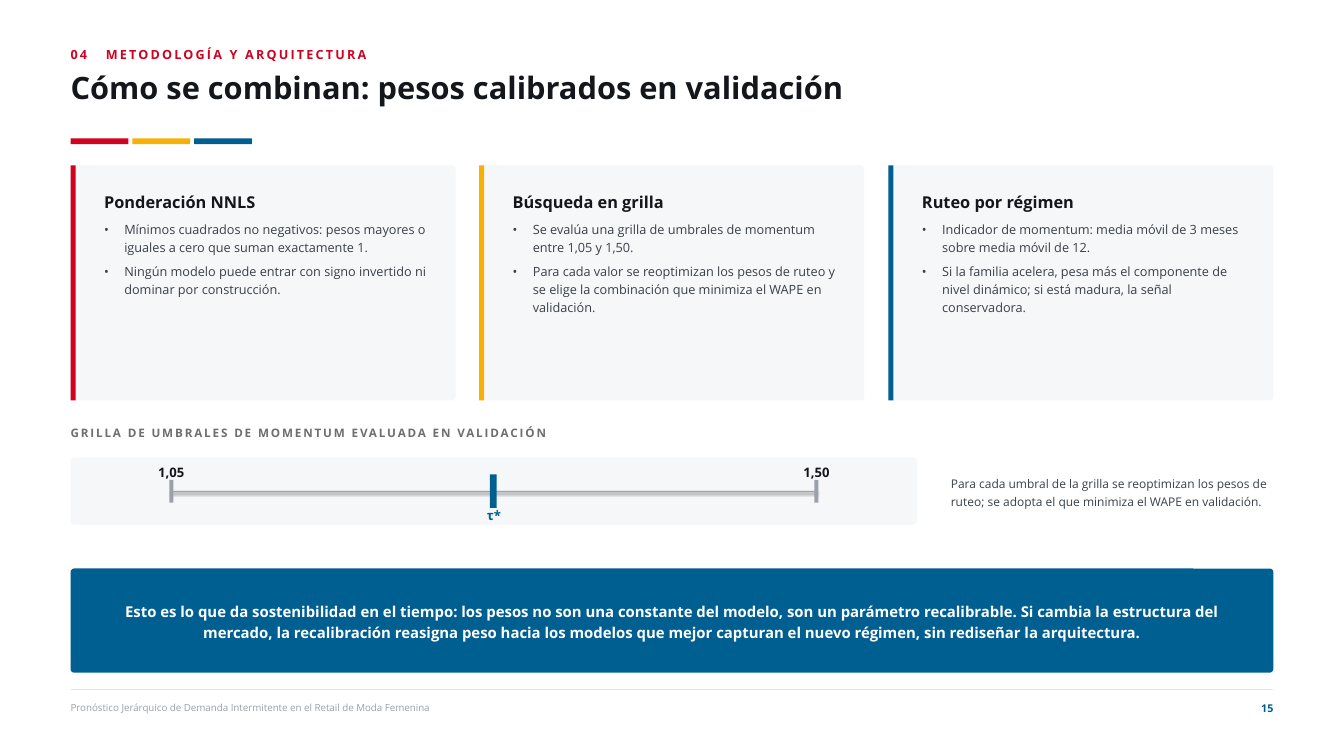
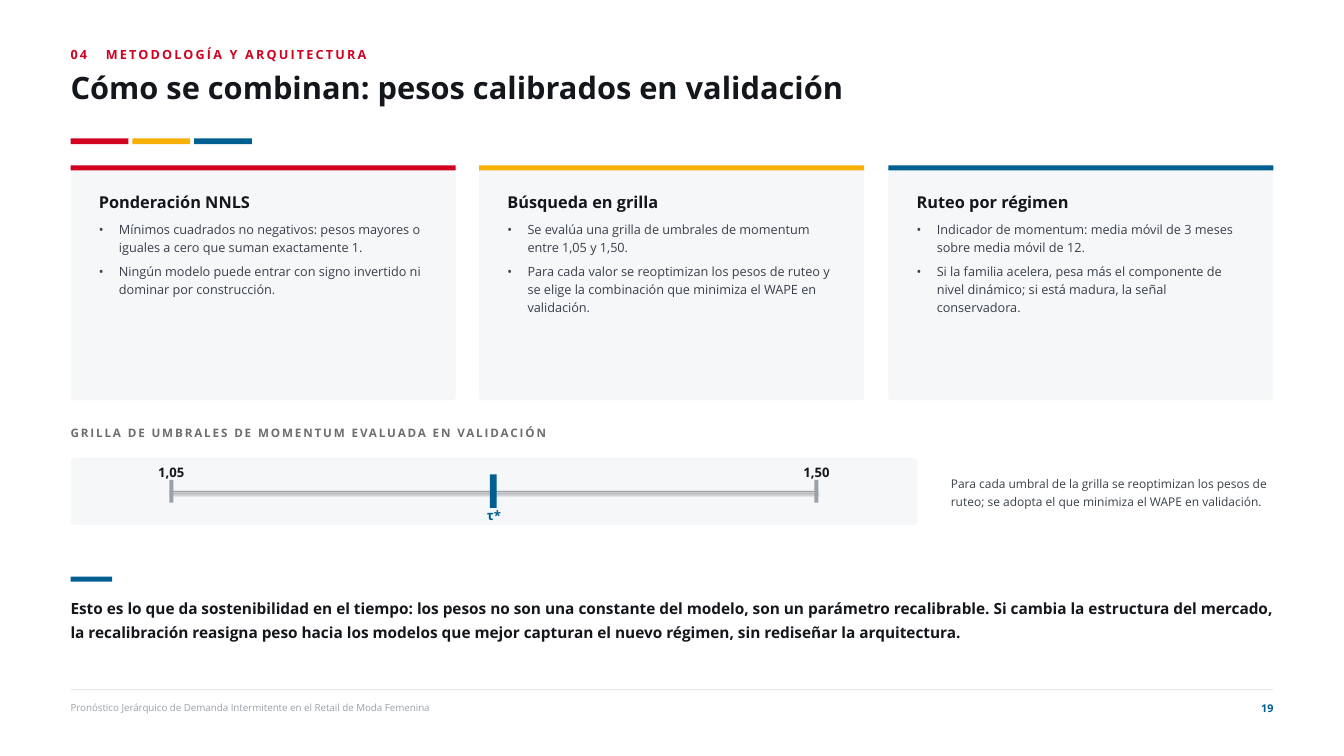
Before and after one commit to joako0o/PPT, a slide deck: slide 19 of Defensa_Tesis_Estructurada.pptx (slide 15 before the commit). Drawn at 1344x756 pixels with LibreOffice and Linux fonts; fonts in the diff are those of the drawing. Boxes give left, top, right and bottom in pixels: in the first picture for what was removed or moved away, otherwise in the second. Text is boxed around its words. In the diff, an @@ line names an element or a change of style, - is before the commit and + after.

```diff
--- a/Defensa_Tesis_Estructurada.pptx
+++ b/Defensa_Tesis_Estructurada.pptx
@@ rectangle resized from (x1=71, y1=165, x2=75, y2=401) to (x1=71, y1=165, x2=456, y2=170) @@
@@ rectangle resized from (x1=479, y1=165, x2=484, y2=401) to (x1=479, y1=165, x2=864, y2=170) @@
@@ rectangle resized from (x1=888, y1=165, x2=893, y2=401) to (x1=888, y1=165, x2=1273, y2=170) @@
@@ text "Ponderación NNLS" moved from (x1=104, y1=195, x2=426, y2=297) to (x1=99, y1=195, x2=421, y2=297) @@
@@ text "Búsqueda en grilla" moved from (x1=513, y1=195, x2=835, y2=312) to (x1=507, y1=195, x2=829, y2=312) @@
@@ text "Ruteo por régimen" moved from (x1=922, y1=195, x2=1238, y2=312) to (x1=917, y1=195, x2=1233, y2=312) @@
@@ rounded rectangle removed at (x1=71, y1=569, x2=1273, y2=673) @@
@@ text "Esto es lo que da ..." moved from (x1=125, y1=605, x2=1218, y2=642) to (x1=71, y1=602, x2=1273, y2=642) @@
@@ text "Esto es lo que da ..." at (x1=71, y1=602, x2=1273, y2=642): size 16 to 16.5 pt, text colour #FFFFFF to #13161B; alignment centre to left; line spacing 1.18 to 1.28; vertical alignment middle to top @@
@@ rectangle added at (x1=71, y1=577, x2=112, y2=581), fill #005F91 @@
```
Also in this commit, not shown: 35 other slides changed, 6 slides added, 4 other files.
